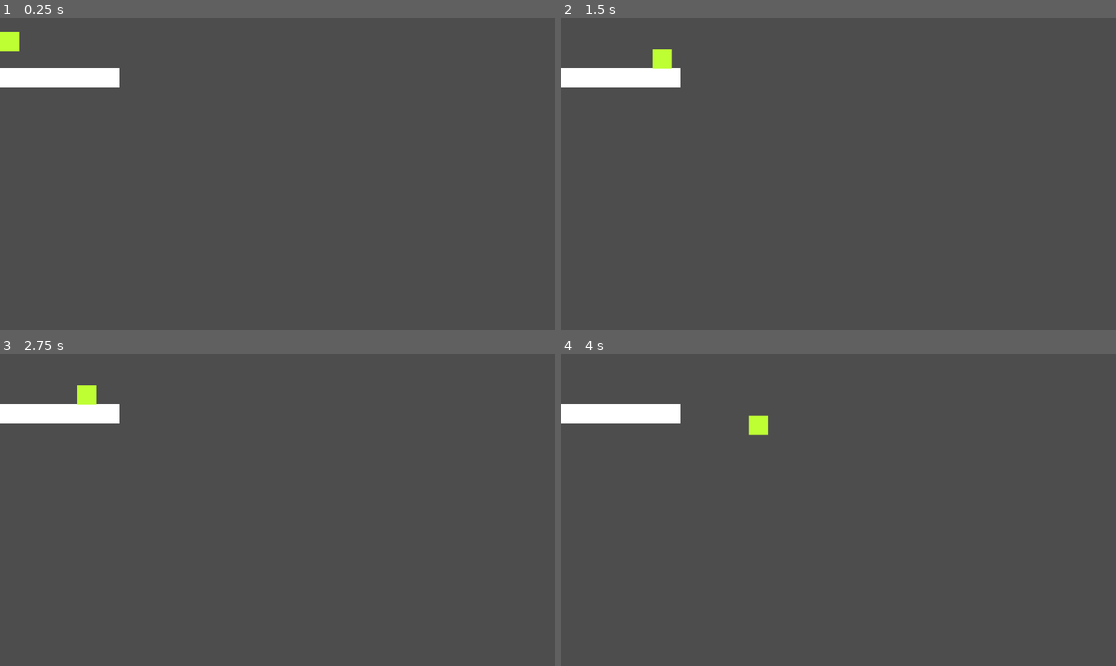
Above: before the commit, frames 1-4 (two rows, left to right).
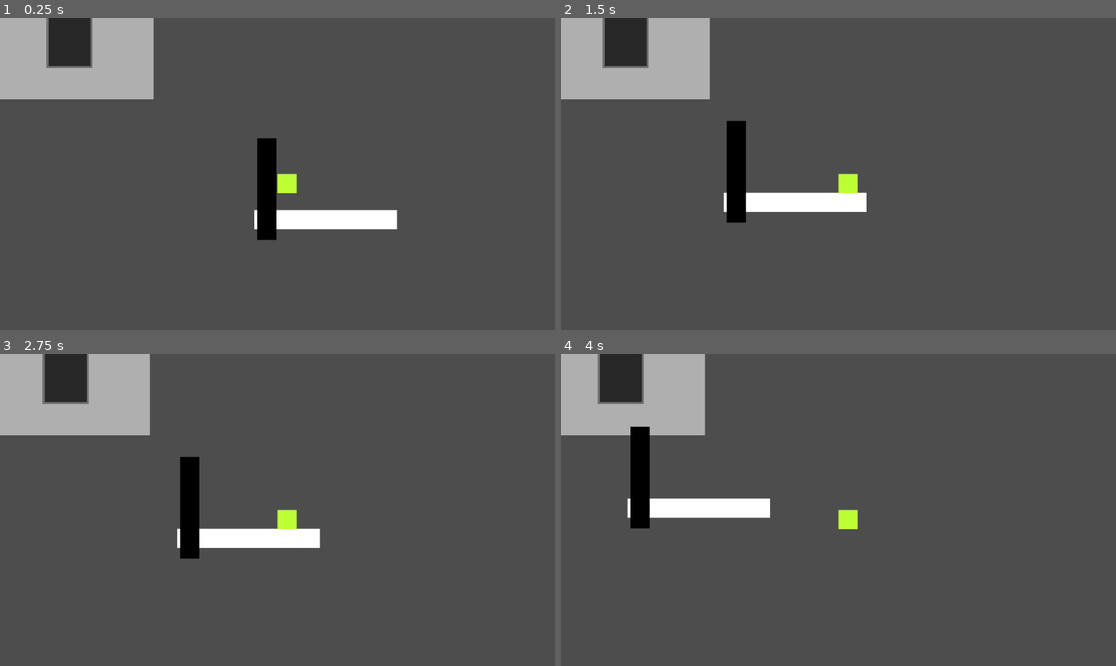
Above: after the commit, the same moments.

Repository: MortalSecond/526h-game
Game: Godot game, scene res://main.tscn
Same seed, same stepped clock (60 frames per second), same inputs: the game is played once before the commit and once after it.
Inputs:
- Up to frame 1 (0.25 s): no input
- Up to frame 2 (1.5 s): tap Enter (ui_accept) at 0.5, 0.77 s; hold Right (ui_right) from 0.53 s (still down)
- Up to frame 3 (2.75 s): tap Enter (ui_accept) at 1.52 s; release Right (ui_right) at 2.03 s; hold Left (ui_left) from 2.03 s (still down)
- Up to frame 4 (4 s): release Left (ui_left) at 2.78 s; hold Right (ui_right) from 2.78 s (still down); tap Enter (ui_accept) at 3.02, 3.77 s

The runs differ from the first frame. In frame 1, 9.9% of the frame differs, in the area x 0-72%, y 0-72%; in frame 2, 9.7%; in frame 3, 9.8%; in frame 4, 9.6%.

Commit message:
Make a small test environment to fiddle with the parallax system.

Diff:
--- /dev/null
+++ b/game_state.gd
@@ -0,0 +1,10 @@
+extends Node
+
+# Which layer the cursor is currently "pointing at."
+var cursor_layer = "midground"
+
+func cycle_layer():
+	if cursor_layer == "midground":
+		cursor_layer = "background"
+	else:
+		cursor_layer = "midground"
--- a/main.tscn
+++ b/main.tscn
@@ -1,22 +1,69 @@
 [gd_scene format=3 uid="uid://dh6adpdimsmtx"]
 
+[ext_resource type="Script" uid="uid://badh8j38nok16" path="res://game_state.gd" id="1_0xm2m"]
 [ext_resource type="PackedScene" uid="uid://bhiexaw0mtji4" path="res://player.tscn" id="1_ig7tw"]
 
 [sub_resource type="RectangleShape2D" id="RectangleShape2D_0xm2m"]
 size = Vector2(295, 37)
 
 [node name="Node2D" type="Node2D" unique_id=921852018]
+script = ExtResource("1_0xm2m")
 
-[node name="StaticBody2D" type="StaticBody2D" parent="." unique_id=1597371284]
+[node name="ParallaxBackground" type="ParallaxBackground" parent="." unique_id=103086351]
 
-[node name="CollisionShape2D" type="CollisionShape2D" parent="StaticBody2D" unique_id=1131264554]
+[node name="ParallaxLayer" type="ParallaxLayer" parent="ParallaxBackground" unique_id=906256117]
+motion_scale = Vector2(0.05, 0)
+
+[node name="far_background" type="Node2D" parent="ParallaxBackground/ParallaxLayer" unique_id=336979707]
+
+[node name="ColorRect" type="ColorRect" parent="ParallaxBackground/ParallaxLayer/far_background" unique_id=1592407919]
+offset_left = -72.0
+offset_top = -65.0
+offset_right = 290.0
+offset_bottom = 169.0
+color = Color(0.6872149, 0.68721503, 0.6872149, 1)
+
+[node name="mid_background" type="Node2D" parent="ParallaxBackground/ParallaxLayer" unique_id=1282647516]
+
+[node name="ColorRect2" type="ColorRect" parent="ParallaxBackground/ParallaxLayer/mid_background" unique_id=176903323]
+offset_left = 67.0
+offset_top = -24.0
+offset_right = 163.0
+offset_bottom = 104.0
+color = Color(0.4351923, 0.43519226, 0.43519226, 1)
+
+[node name="front_background" type="Node2D" parent="ParallaxBackground/ParallaxLayer" unique_id=485365368]
+
+[node name="ColorRect3" type="ColorRect" parent="ParallaxBackground/ParallaxLayer/front_background" unique_id=1599387771]
+offset_left = 72.0
+offset_top = -19.0
+offset_right = 159.0
+offset_bottom = 100.0
+color = Color(0.15574738, 0.1557474, 0.15574738, 1)
+
+[node name="Midground" type="Node2D" parent="." unique_id=1215590172]
+
+[node name="StaticBody2D" type="StaticBody2D" parent="Midground" unique_id=1597371284]
+
+[node name="CollisionShape2D" type="CollisionShape2D" parent="Midground/StaticBody2D" unique_id=1131264554]
 position = Vector2(100.5, 123.5)
 shape = SubResource("RectangleShape2D_0xm2m")
 
-[node name="ColorRect" type="ColorRect" parent="StaticBody2D" unique_id=1569432980]
+[node name="ColorRect" type="ColorRect" parent="Midground/StaticBody2D" unique_id=1569432980]
 offset_left = -48.0
 offset_top = 104.0
 offset_right = 248.0
 offset_bottom = 144.0
+metadata/_edit_use_anchors_ = true
 
-[node name="Player" parent="." unique_id=1586232719 instance=ExtResource("1_ig7tw")]
+[node name="Player" parent="Midground" unique_id=1586232719 instance=ExtResource("1_ig7tw")]
+
+[node name="Foreground" type="Node2D" parent="." unique_id=1872572403]
+z_index = 10
+
+[node name="ColorRect" type="ColorRect" parent="Foreground" unique_id=1602456000]
+offset_left = -42.0
+offset_top = -45.0
+offset_right = -2.0
+offset_bottom = 166.0
+color = Color(0, 0, 0, 1)
--- a/player.tscn
+++ b/player.tscn
@@ -16,3 +16,5 @@
 offset_right = 40.0
 offset_bottom = 40.0
 color = Color(0.74509805, 1, 0.2, 1)
+
+[node name="Camera2D" type="Camera2D" parent="." unique_id=426117132]
--- a/project.godot
+++ b/project.godot
@@ -15,6 +15,10 @@
 config/features=PackedStringArray("4.6", "GL Compatibility")
 config/icon="res://icon.svg"
 
+[autoload]
+
+GameState="*uid://badh8j38nok16"
+
 [dotnet]
 
 project/assembly_name="526H"
Not shown, added: game_state.gd.uid
